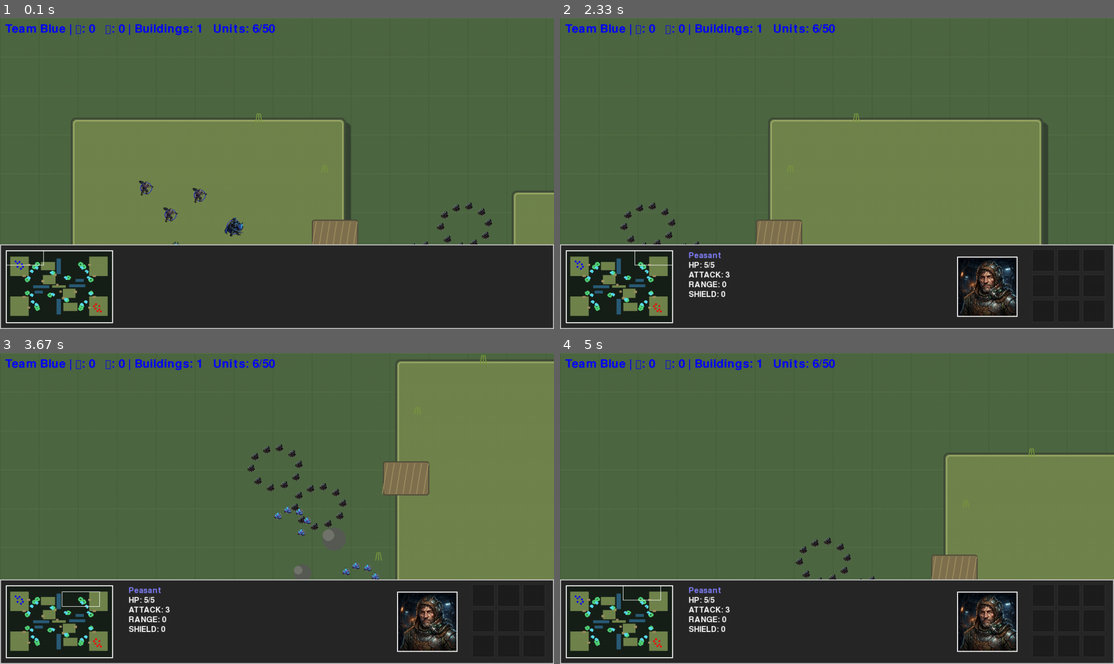
Above: before the commit, frames 1-4 (two rows, left to right).
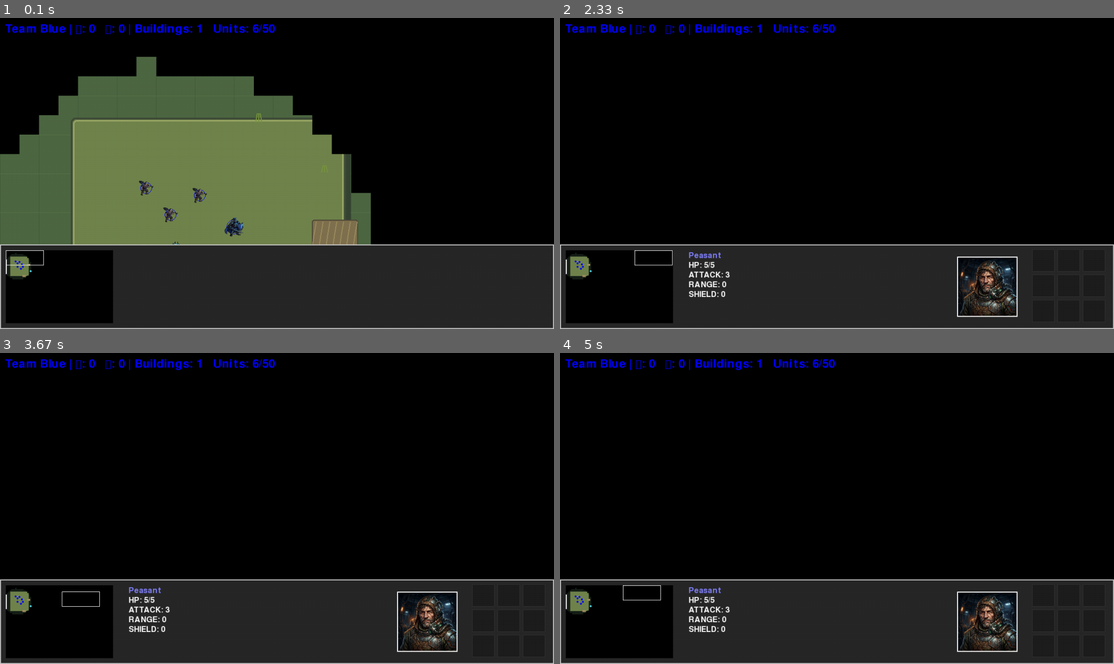
Above: after the commit, the same moments.

Repository: satanisz/rts-nano
Game: pygame game, started from src/rts_nano/main.py
Two runs of this game, one before a commit and one after it. Both use one fixed random seed, a clock stepped at 60 frames per second and the inputs below.
Inputs (mouse positions are in pixels of both pictures, inside the frame that each line leads up to):
- Up to frame 1 (0.1 s): no input
- Up to frame 2 (2.33 s): hold Right 0.33-0.8 s; press the mouse at (764, 195) at 1.37 s; move the mouse to (737, 151) at 1.47 s; release the mouse at (709, 111) at 1.6 s; press the mouse at (764, 195) at 1.7 s; move the mouse to (709, 154) at 1.8 s; release the mouse at (659, 114) at 1.93 s; press the mouse at (620, 285) at 2.03 s; move the mouse to (704, 254) at 2.13 s; release the mouse at (781, 223) at 2.27 s
- Up to frame 3 (3.67 s): hold Left 2.83-3.37 s; hold Down from 3.4 s (still down)
- Up to frame 4 (5 s): release Down at 3.7 s; hold Left 3.73-4.13 s; hold Up 4.17-4.53 s; hold Right from 4.57 s (still down)

The runs differ from the first frame. In frame 1, 46% of the frame differs, in the area x 0-100%, y 0-99%; in frame 2, 77%; in frame 3, 77%; in frame 4, 77%.

Commit message:
feat: Implement Fog of War mechanics

Diff:
--- a/src/rts_nano/game/assets/entities/base_entities.py
+++ b/src/rts_nano/game/assets/entities/base_entities.py
@@ -91,6 +91,7 @@
         self.original_image: pygame.Surface | None = None
         self.avatar_image: pygame.Surface | None = None
         self.height_level: int = 0
+        self.vision_range: int = 0
 
     @classmethod
     def get_team_color(cls, team: TeamColor) -> tuple[int, int, int]:
@@ -252,6 +253,7 @@
         self.max_life = self.MAX_LIFE
         self.life = self.MAX_LIFE
         self.shield_modifier = self.DEFAULT_SHIELD_MODIFIER
+        self.vision_range = 400
 
 
 class Unit(Entity, ABC):
@@ -324,6 +326,7 @@
         self.progress_anchor_y: float = float(y)
         self.stuck_frames: int = 0
         self.unstuck_cooldown: int = 0
+        self.vision_range: int = 250
 
     def draw(self, screen: pygame.Surface, offset: tuple[float, float] = (0, 0)) -> None:
         """Draw the unit and flip the sprite to match movement direction.
--- a/src/rts_nano/game/constants.py
+++ b/src/rts_nano/game/constants.py
@@ -58,3 +58,5 @@
 # Predefined selection limits (Starcraft uses 12, later changed to 24 or unlimited in SC2)
 # You can change MAX_SELECTION_SIZE to 12, 24, or 36 as requested.
 MAX_SELECTION_SIZE: int = 12
+
+FOG_CELL_SIZE: int = 40
--- /dev/null
+++ b/src/rts_nano/game/fog.py
@@ -0,0 +1,86 @@
+from __future__ import annotations
+
+import math
+
+import pygame
+
+from rts_nano.game.assets.entities.base_entities import Entity
+from rts_nano.game.constants import FOG_CELL_SIZE
+
+
+class FogOfWar:
+    """Manages the map grid visibility state for the fog of war system.
+
+    Grid states:
+      0 = Unexplored (pure black)
+      1 = Explored (dark overlay, cannot see enemy units)
+      2 = Visible (fully visible, no overlay)
+    """
+
+    UNEXPLORED = 0
+    EXPLORED = 1
+    VISIBLE = 2
+
+    def __init__(self, map_width: int, map_height: int) -> None:
+        """Initialize the fog grid based on map size."""
+        self.map_width = map_width
+        self.map_height = map_height
+        self.cols = int(math.ceil(map_width / FOG_CELL_SIZE))
+        self.rows = int(math.ceil(map_height / FOG_CELL_SIZE))
+        self.grid: list[list[int]] = [[self.UNEXPLORED for _ in range(self.cols)] for _ in range(self.rows)]
+
+    def update(self, visible_entities: list[Entity] | None) -> None:
+        """Recalculate visibility based on current team's units and structures.
+
+        All previously visible cells are downgraded to explored.
+        Then, new visible cells are calculated using entity vision ranges.
+        """
+        # Downgrade VISIBLE to EXPLORED
+        for row in range(self.rows):
+            for col in range(self.cols):
+                if self.grid[row][col] == self.VISIBLE:
+                    self.grid[row][col] = self.EXPLORED
+
+        if not visible_entities:
+            return
+
+        # Calculate new VISIBLE cells
+        for entity in visible_entities:
+            vision = getattr(entity, "vision_range", 0)
+            if vision <= 0:
+                continue
+
+            cx, cy = entity.get_center()
+            cell_radius = int(math.ceil(vision / FOG_CELL_SIZE))
+
+            start_col = max(0, int((cx - vision) // FOG_CELL_SIZE))
+            end_col = min(self.cols - 1, int((cx + vision) // FOG_CELL_SIZE))
+            start_row = max(0, int((cy - vision) // FOG_CELL_SIZE))
+            end_row = min(self.rows - 1, int((cy + vision) // FOG_CELL_SIZE))
+
+            vision_sq = vision * vision
+
+            for r in range(start_row, end_row + 1):
+                cell_y = r * FOG_CELL_SIZE + FOG_CELL_SIZE / 2
+                dy = cell_y - cy
+                for c in range(start_col, end_col + 1):
+                    cell_x = c * FOG_CELL_SIZE + FOG_CELL_SIZE / 2
+                    dx = cell_x - cx
+                    if dx * dx + dy * dy <= vision_sq:
+                        self.grid[r][c] = self.VISIBLE
+
+    def is_visible(self, x: float, y: float) -> bool:
+        """Return whether a world coordinate is currently visible."""
+        col = int(x // FOG_CELL_SIZE)
+        row = int(y // FOG_CELL_SIZE)
+        if 0 <= col < self.cols and 0 <= row < self.rows:
+            return self.grid[row][col] == self.VISIBLE
+        return False
+
+    def is_explored(self, x: float, y: float) -> bool:
+        """Return whether a world coordinate has been explored."""
+        col = int(x // FOG_CELL_SIZE)
+        row = int(y // FOG_CELL_SIZE)
+        if 0 <= col < self.cols and 0 <= row < self.rows:
+            return self.grid[row][col] >= self.EXPLORED
+        return False
--- a/src/rts_nano/game/manager.py
+++ b/src/rts_nano/game/manager.py
@@ -51,6 +51,7 @@
     WHITE,
     AttackType,
 )
+from rts_nano.game.fog import FogOfWar
 from rts_nano.game.pathfinding import find_path
 from rts_nano.game.rules import clamp_point, distance_between_points, find_replacement_resource, nearest_entity
 from rts_nano.game.terrain import TerrainMap
@@ -345,6 +346,8 @@
         self.map_width = max(self.terrain.width, SCREEN_WIDTH)
         self.map_height = max(self.terrain.height, PLAY_AREA_HEIGHT)
 
+        self.fog = FogOfWar(self.map_width, self.map_height)
+
         self._load_map_settings()
         self.set_viewport_size(SCREEN_WIDTH, SCREEN_HEIGHT)
 
@@ -836,6 +839,18 @@
         if is_click:
             for entity in reversed(self.all_entities):
                 if entity.contains_point(self.drag_start):
+                    cx, cy = entity.get_center()
+                    is_visible = self.fog.is_visible(cx, cy)
+                    is_explored = self.fog.is_explored(cx, cy)
+                    is_allied = getattr(entity, "team", None) == self.current_team
+                    is_resource = isinstance(entity, Resource)
+
+                    if not is_allied:
+                        if is_resource and not (is_explored or is_visible):
+                            continue
+                        if not is_resource and not is_visible:
+                            continue
+
                     entity.selected = True
                     self.selected_entities.append(entity)
                     break
@@ -859,6 +874,13 @@
         self._update_camera()
         if self.paused:
             return
+
+        current_team_group = self.entities.get(self.current_team)
+        if current_team_group:
+            visible_entities = current_team_group.all_entities
+            self.fog.update(visible_entities)
+        else:
+            self.fog.update([])
 
         self._update_entity_height_levels()
         all_ents = self.all_entities
@@ -1163,14 +1185,56 @@
         camera_offset = (self.camera_x, self.camera_y)
 
         self.terrain.draw(world_surface, camera_offset)
+
         for entity in self.all_entities:
-            entity.draw(world_surface, camera_offset)
+            cx, cy = entity.get_center()
+            is_visible = self.fog.is_visible(cx, cy)
+            is_explored = self.fog.is_explored(cx, cy)
+
+            is_allied = getattr(entity, "team", None) == self.current_team
+            is_resource = isinstance(entity, Resource)
+
+            if is_allied:
+                entity.draw(world_surface, camera_offset)
+            elif is_resource:
+                if is_explored or is_visible:
+                    entity.draw(world_surface, camera_offset)
+            else:
+                if is_visible:
+                    entity.draw(world_surface, camera_offset)
+
         for missile in self.magic_missiles:
-            missile.draw(world_surface, camera_offset)
+            if self.fog.is_visible(missile.x, missile.y):
+                missile.draw(world_surface, camera_offset)
         for shot in self.archer_shots:
-            shot.draw(world_surface, camera_offset)
+            if self.fog.is_visible(shot.x, shot.y):
+                shot.draw(world_surface, camera_offset)
         for marker in self.click_markers:
             marker.draw(world_surface, camera_offset)
+
+        from rts_nano.game.constants import FOG_CELL_SIZE
+        fog_surf = pygame.Surface((SCREEN_WIDTH, PLAY_AREA_HEIGHT), pygame.SRCALPHA)
+        fog_surf.fill((0, 0, 0, 255))
+
+        start_col = max(0, int(self.camera_x // FOG_CELL_SIZE))
+        end_col = min(self.fog.cols - 1, int((self.camera_x + SCREEN_WIDTH) // FOG_CELL_SIZE))
+        start_row = max(0, int(self.camera_y // FOG_CELL_SIZE))
+        end_row = min(self.fog.rows - 1, int((self.camera_y + PLAY_AREA_HEIGHT) // FOG_CELL_SIZE))
+
+        for row in range(start_row, end_row + 1):
+            for col in range(start_col, end_col + 1):
+                state = self.fog.grid[row][col]
+                if state > 0:
+                    rect_x = int(col * FOG_CELL_SIZE - self.camera_x)
+                    rect_y = int(row * FOG_CELL_SIZE - self.camera_y)
+                    # Expand by 1 pixel to prevent visual seams between grid cells
+                    rect = pygame.Rect(rect_x, rect_y, FOG_CELL_SIZE + 1, FOG_CELL_SIZE + 1)
+                    if state == FogOfWar.VISIBLE:
+                        fog_surf.fill((0, 0, 0, 0), rect)
+                    else:
+                        fog_surf.fill((0, 0, 0, 150), rect)
+
+        world_surface.blit(fog_surf, (0, 0))
 
         if self.dragging and self.drag_start and self.drag_end:
             x1, y1 = self._world_to_screen(self.drag_start)
@@ -1258,13 +1322,48 @@
         for region in self.terrain.ramps:
             pygame.draw.rect(screen, (158, 142, 96), mini_rect(region.rect))
 
+        from rts_nano.game.constants import FOG_CELL_SIZE
+        fog_surf = pygame.Surface((rect.width, rect.height), pygame.SRCALPHA)
+        fog_surf.fill((0, 0, 0, 255))
+
+        for row in range(self.fog.rows):
+            for col in range(self.fog.cols):
+                state = self.fog.grid[row][col]
+                if state > 0:
+                    cell_rect = pygame.Rect(
+                        int(col * FOG_CELL_SIZE * scale_x),
+                        int(row * FOG_CELL_SIZE * scale_y),
+                        max(1, int(FOG_CELL_SIZE * scale_x)) + 1,
+                        max(1, int(FOG_CELL_SIZE * scale_y)) + 1
+                    )
+                    if state == FogOfWar.VISIBLE:
+                        fog_surf.fill((0, 0, 0, 0), cell_rect)
+                    else:
+                        fog_surf.fill((0, 0, 0, 150), cell_rect)
+        screen.blit(fog_surf, (rect.left, rect.top))
+
         for entity in self.all_entities:
-            color = getattr(entity, "color", WHITE)
-            if isinstance(entity, Resource):
-                color = (80, 210, 120) if isinstance(entity, Wood) else (90, 220, 240)
-            mini_x = rect.left + int(entity.x * scale_x)
-            mini_y = rect.top + int(entity.y * scale_y)
-            pygame.draw.circle(screen, color, (mini_x, mini_y), 2)
+            cx, cy = entity.get_center()
+            is_visible = self.fog.is_visible(cx, cy)
+            is_explored = self.fog.is_explored(cx, cy)
+            is_allied = getattr(entity, "team", None) == self.current_team
+            is_resource = isinstance(entity, Resource)
+
+            should_draw = False
+            if is_allied:
+                should_draw = True
+            elif is_resource:
+                should_draw = is_explored or is_visible
+            else:
+                should_draw = is_visible
+
+            if should_draw:
+                color = getattr(entity, "color", WHITE)
+                if isinstance(entity, Resource):
+                    color = (80, 210, 120) if isinstance(entity, Wood) else (90, 220, 240)
+                mini_x = rect.left + int(entity.x * scale_x)
+                mini_y = rect.top + int(entity.y * scale_y)
+                pygame.draw.circle(screen, color, (mini_x, mini_y), 2)
 
         camera_rect = pygame.Rect(
             rect.left + int(self.camera_x * scale_x),
